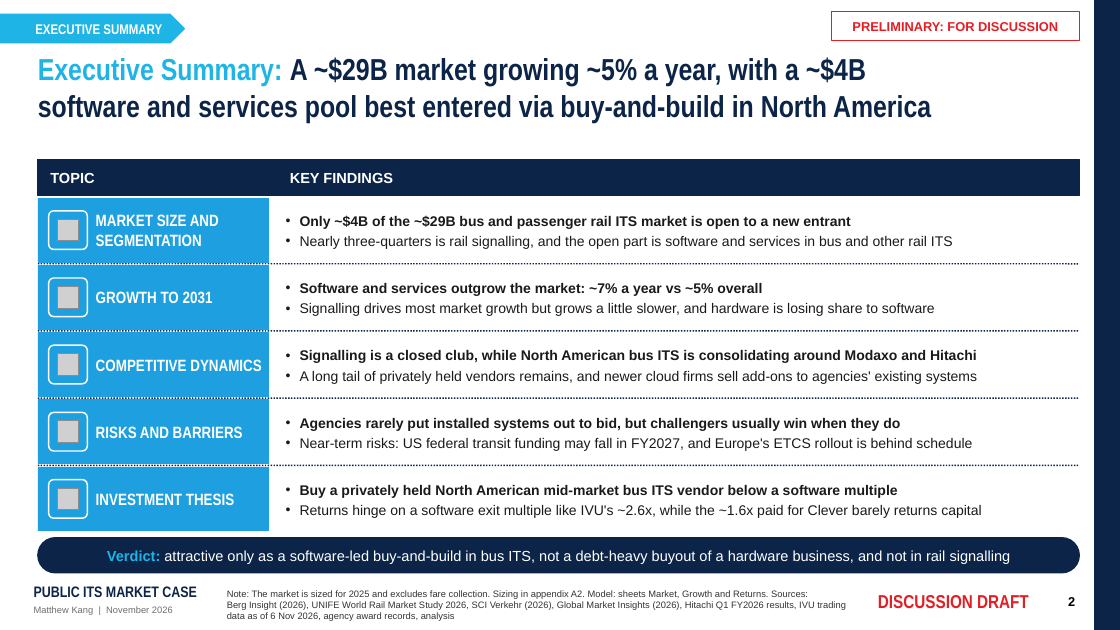
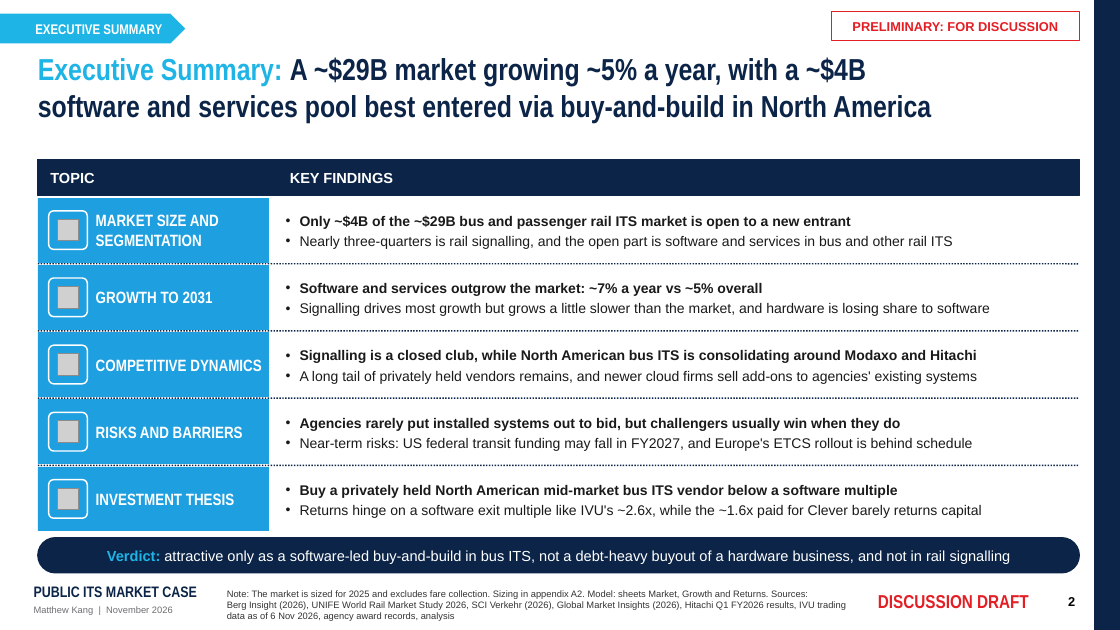
Before and after one commit to matthewkang858/Project-2-, a slide deck: slide 2 of its-market-case/deck/Public_ITS_Market_Case.pptx. Drawn at 1120x630 pixels with LibreOffice and Linux fonts; fonts in the diff are those of the drawing; grey boxes stand for pictures. Boxes give left, top, right and bottom in pixels: in the first picture for what was removed or moved away, otherwise in the second. Text is boxed around its words. In the diff, an @@ line names an element or a change of style, - is before the commit and + after.

```diff
--- a/its-market-case/deck/Public_ITS_Market_Case.pptx
+++ b/its-market-case/deck/Public_ITS_Market_Case.pptx
@@ text at <box>300,303,990,316</box>: text changed @@
-• Signalling drives most market growth but grows a little slower, and hardware is losing share to software
+• Signalling drives most growth but grows a little slower than the market, and hardware is losing share to software
```
Also in this commit, not shown: 6 other files.
